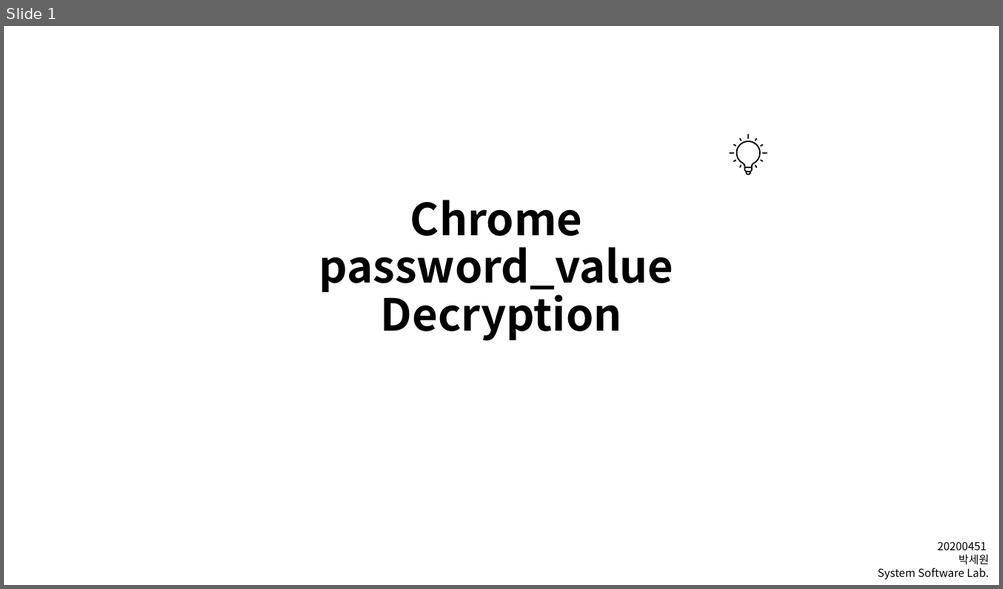
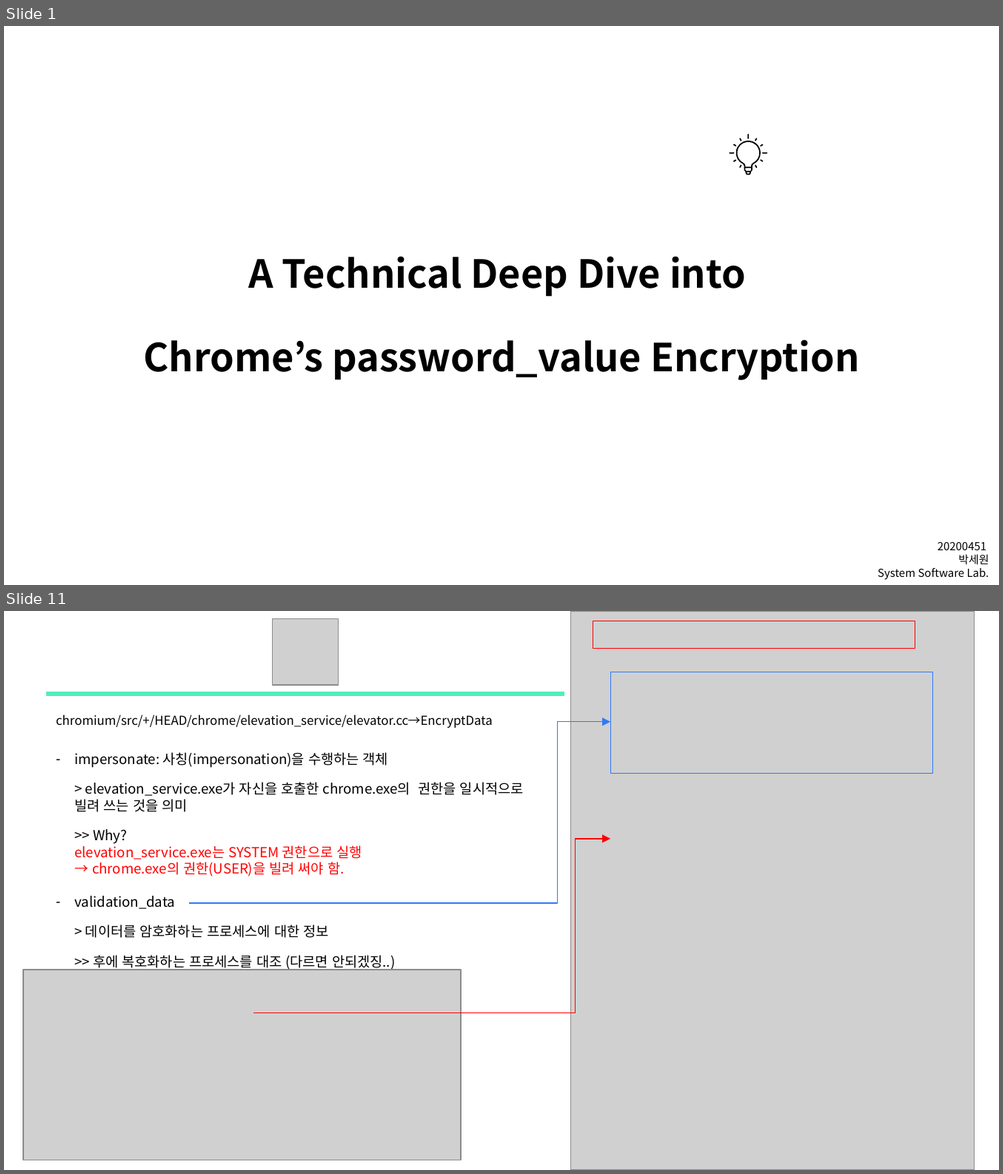
Before and after one commit to sewonpark-sec/SSL-Seminar, a slide deck: 15_Chrome_PW_Decryption.pptx. Shown one above the other, each under a label of ours: slide 1 before the commit, slides 1 and 11 after it; the slides between them are not shown. The pictures are 1003x589 and 1003x1174 pixels, drawn with LibreOffice and Linux fonts; fonts in the diff are those of the drawing; grey boxes stand for pictures. Boxes give left, top, right and bottom in pixels: in the first picture for what was removed or moved away, otherwise in the second. Text is boxed around its words. In the diff, an @@ line names an element or a change of style, - is before the commit and + after.

Commit message:
upload: Chrome PW Decryption

```diff
--- a/15_Chrome_PW_Decryption.pptx
+++ b/15_Chrome_PW_Decryption.pptx
@@ slide 11 added at [4, 611, 999, 1170], background #FFFFFF @@
@@ picture added at [272, 619, 338, 686] @@
@@ picture added at [571, 611, 973, 1170] @@
@@ rectangle added at [593, 621, 914, 648], outline #FF0000 0.25 pt @@
@@ rectangle added at [611, 672, 932, 773], outline #2F7AF6 0.25 pt @@
@@ line added from (45, 694) to (564, 694), #51EEBC 3 pt @@
@@ text added at [56, 715, 523, 971], 10 pt, text #000000 @@
+    chromium/src/+/HEAD/chrome/elevation_service/elevator.cc→EncryptData
+    – impersonate: 사칭(impersonation)을 수행하는 객체
+      > elevation_service.exe가 자신을 호출한 chrome.exe의 권한을 일시적으로 빌려 쓰는 것을 의미
+      >> Why?
+      elevation_service.exe는 SYSTEM 권한으로 실행
+      → chrome.exe의 권한(USER)을 빌려 써야 함.
+    – validation_data
+      > 데이터를 암호화하는 프로세스에 대한 정보
+      >> 후에 복호화하는 프로세스를 대조 (다르면 안되겠징..)
@@ elbow arrow added from (189, 903) to (611, 721), #2F7AF6 0.75 pt @@
@@ elbow arrow added from (253, 1013) to (611, 839), #FF0000 0.75 pt @@
@@ picture added at [23, 970, 461, 1161] @@
@@ slide 1 changed as well @@
@@ title at [144, 256, 859, 380]: text changed; size 32 to 28 pt @@
-Chrome
-password_value
-Decryption
+A Technical Deep Dive into
+Chrome’s password_value Encryption
```
Also in this commit, not shown: 2 other slides changed, 19 other slides added, 9 slides removed.
